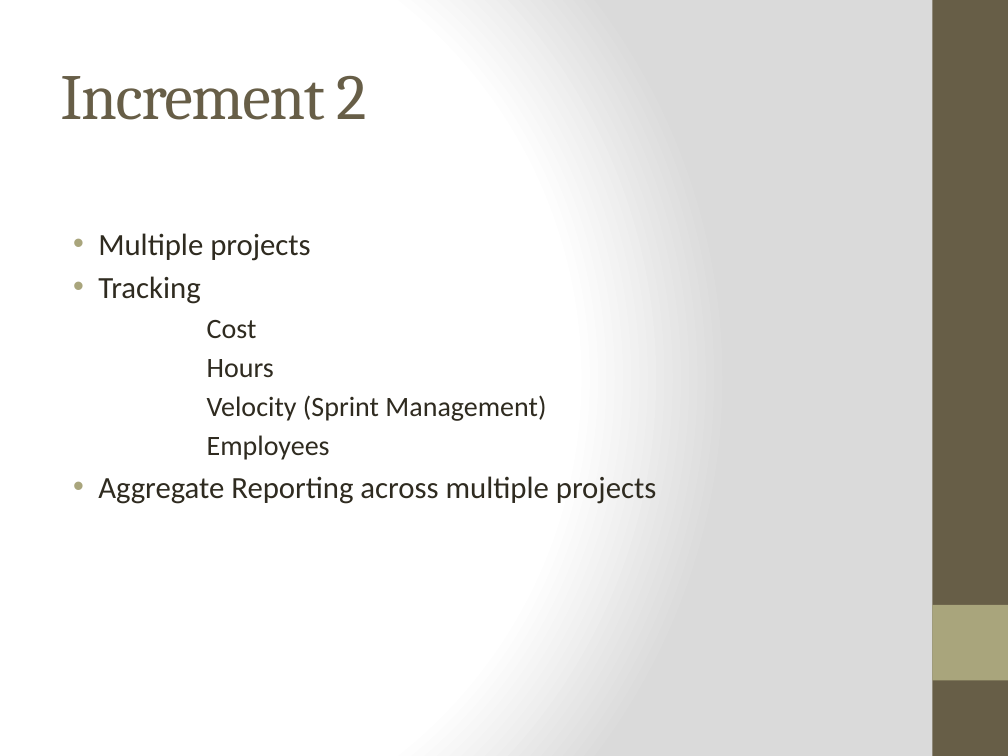
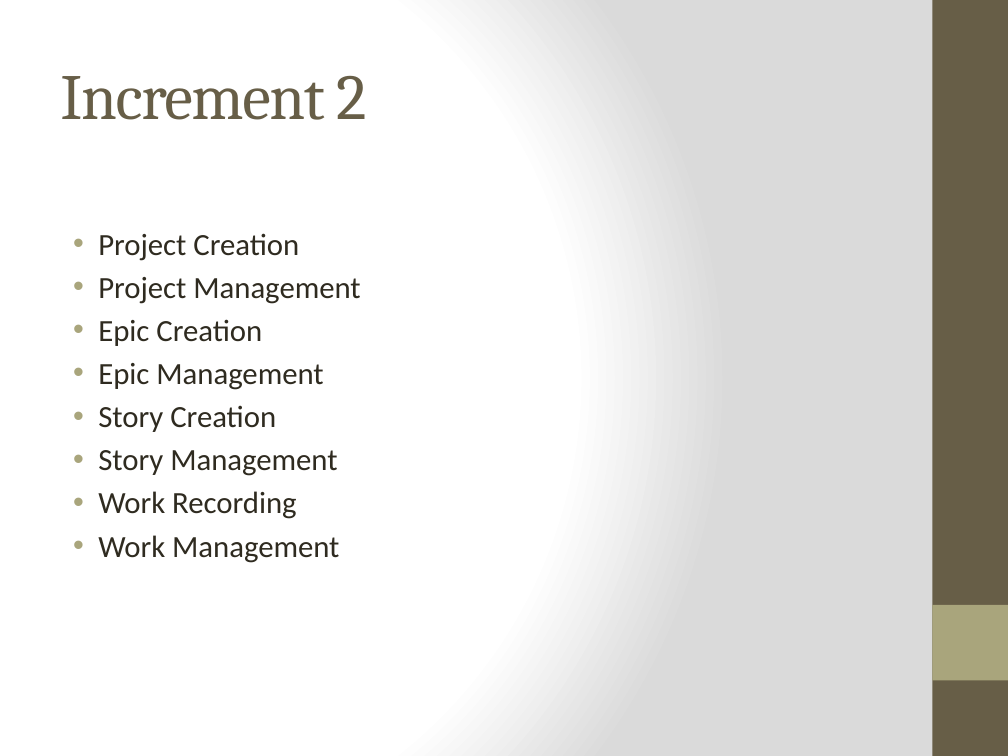
Before and after one commit to DanLain/ProjectManagement, a slide deck: slide 4 of Presentation/Team 3 project plan1.pptx. Drawn at 1008x756 pixels with LibreOffice and Linux fonts; fonts in the diff are those of the drawing. Boxes give left, top, right and bottom in pixels: in the first picture for what was removed or moved away, otherwise in the second. Text is boxed around its words. In the diff, an @@ line names an element or a change of style, - is before the commit and + after.

```diff
--- a/Presentation/Team 3 project plan1.pptx
+++ b/Presentation/Team 3 project plan1.pptx
@@ text at (98, 233, 360, 563): text changed @@
-• Multiple projects
-• Tracking
-  Cost
-  Hours
-  Velocity (Sprint Management)
-  Employees
-  • Aggregate Reporting across multiple projects
+• Project Creation
+• Project Management
+• Epic Creation
+• Epic Management
+• Story Creation
+• Story Management
+• Work Recording
+• Work Management
```
Also in this commit, not shown: 3 other slides changed.
